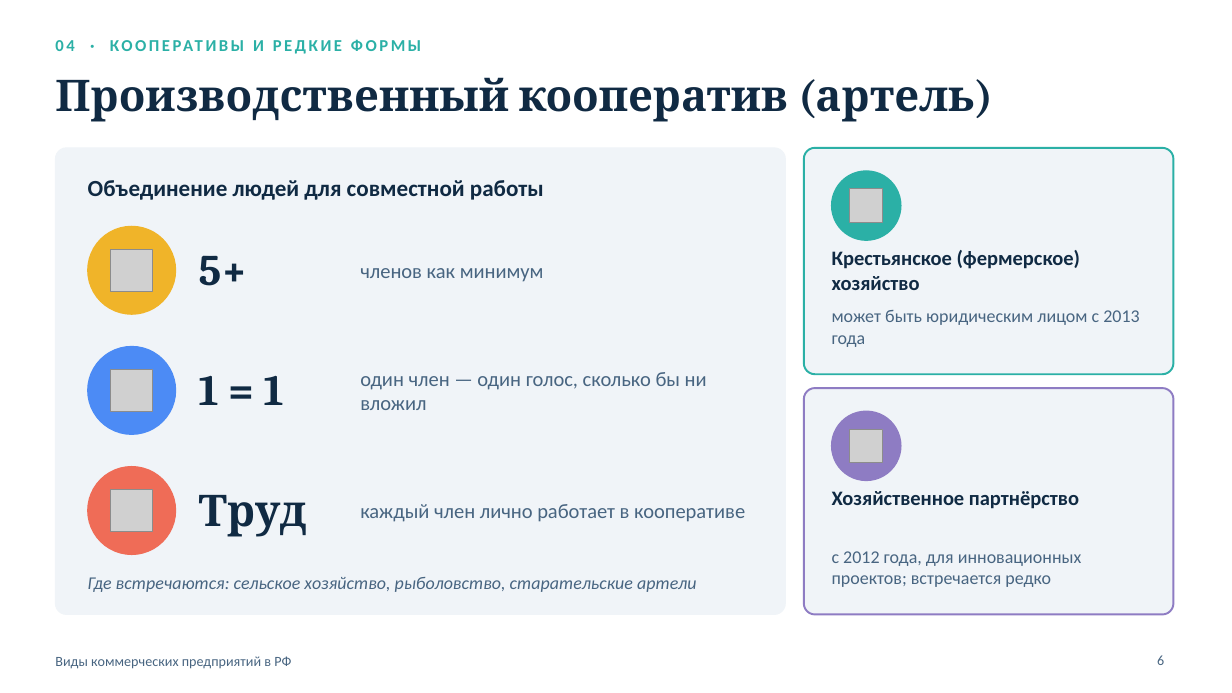
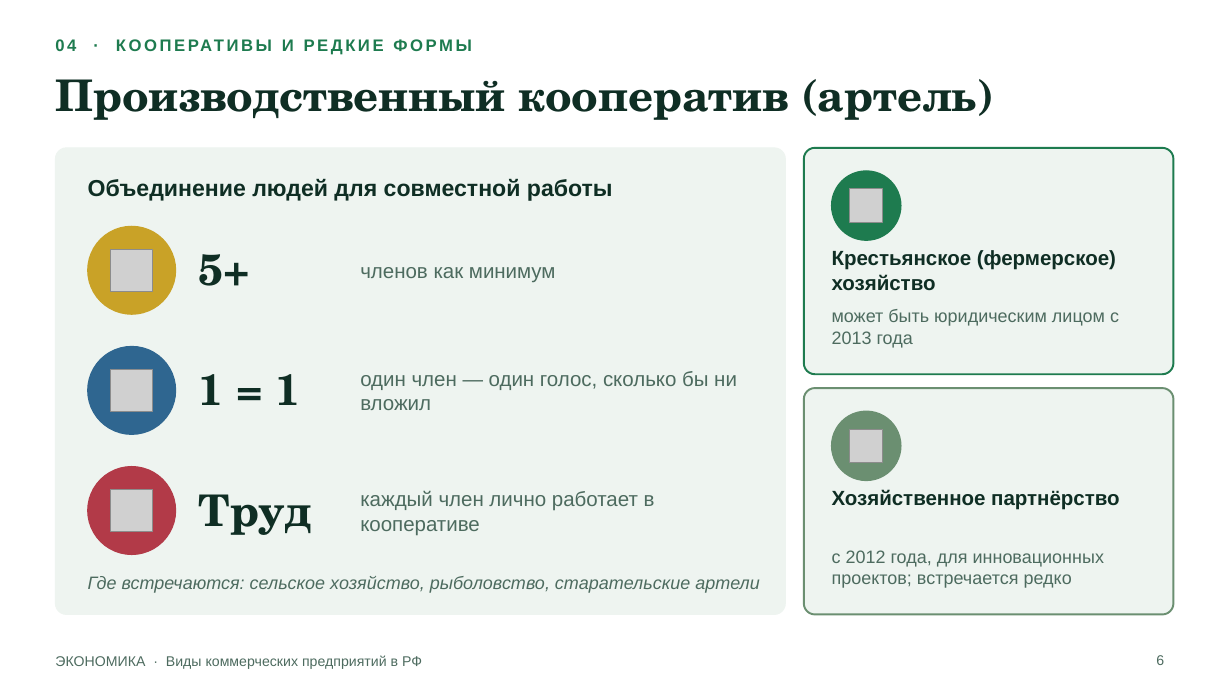
Before and after one commit to pwrnr4cts8-collab/musor, a slide deck: slide 6 of vidy_predpriyatiy/Виды_коммерческих_предприятий_РФ.pptx. Drawn at 1232x693 pixels with LibreOffice and Linux fonts; fonts in the diff are those of the drawing; grey boxes stand for pictures; background and template pictures are left out. Boxes give left, top, right and bottom in pixels: in the first picture for what was removed or moved away, otherwise in the second. Text is boxed around its words. In the diff, an @@ line names an element or a change of style, - is before the commit and + after.

```diff
--- a/vidy_predpriyatiy/Виды_коммерческих_предприятий_РФ.pptx
+++ b/vidy_predpriyatiy/Виды_коммерческих_предприятий_РФ.pptx
@@ text "04 · КООПЕРАТИВЫ И РЕДКИЕ ..." at [55, 39, 239, 51]: font Calibri to Arial, text colour #2BB0A6 to #1E7B4F @@
@@ rounded rectangle at [55, 148, 786, 615]: fill #F0F4F8 to #EEF4F0; outline #F0F4F8 0.75 pt to #EEF4F0 0.75 pt @@
@@ rounded rectangle at [804, 148, 1174, 374]: fill #F0F4F8 to #EEF4F0; outline #2BB0A6 1.5 pt to #1E7B4F 1.5 pt @@
@@ ellipse at [832, 171, 901, 240]: fill #2BB0A6 to #1E7B4F; outline #2BB0A6 1 pt to #1E7B4F 1 pt @@
@@ ellipse at [88, 226, 176, 314]: fill #F0B429 to #C9A227; outline #F0B429 1 pt to #C9A227 1 pt @@
@@ ellipse at [88, 347, 176, 434]: fill #4C8BF5 to #2F6690; outline #4C8BF5 1 pt to #2F6690 1 pt @@
@@ rounded rectangle at [804, 388, 1174, 615]: fill #F0F4F8 to #EEF4F0; outline #8E7CC3 1.5 pt to #6B8F71 1.5 pt @@
@@ ellipse at [832, 411, 901, 481]: fill #8E7CC3 to #6B8F71; outline #8E7CC3 1 pt to #6B8F71 1 pt @@
@@ ellipse at [88, 467, 176, 555]: fill #EF6C57 to #B23A48; outline #EF6C57 1 pt to #B23A48 1 pt @@
@@ font Cambria to TeX Gyre Schola, text colour #102A43 to #0F2E24 in 4 elements at [55, 79, 977, 120], [199, 254, 250, 286], [199, 374, 300, 405], [199, 494, 312, 535] @@
@@ font Calibri to Arial, text colour #102A43 to #0F2E24 in 3 elements at [88, 178, 613, 201], [832, 250, 1116, 291], [832, 489, 1119, 510] @@
@@ text at [55, 655, 422, 669]: text changed; font Calibri to Arial; text colour #486581 to #4D6B5F @@
-Виды коммерческих предприятий в РФ
+ЭКОНОМИКА · Виды коммерческих предприятий в РФ
@@ font Calibri to Arial, text colour #486581 to #4D6B5F in 7 elements at [360, 267, 556, 282], [360, 371, 737, 410], [360, 491, 655, 535], [88, 576, 760, 593], [832, 309, 1119, 348], [832, 550, 1104, 588], [1156, 655, 1164, 665] @@
```
Also in this commit, not shown: 7 other slides changed, 1 other file.
